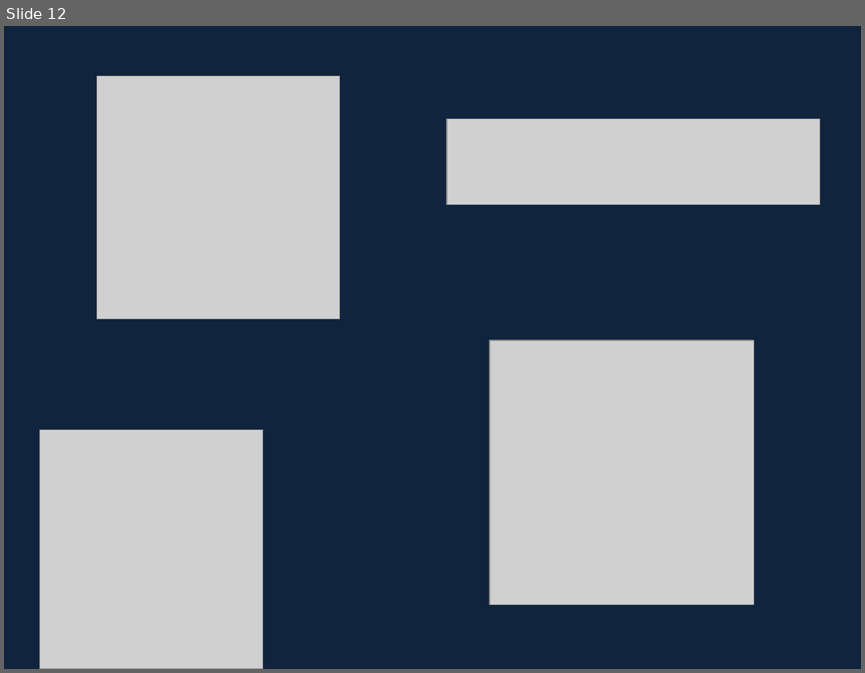
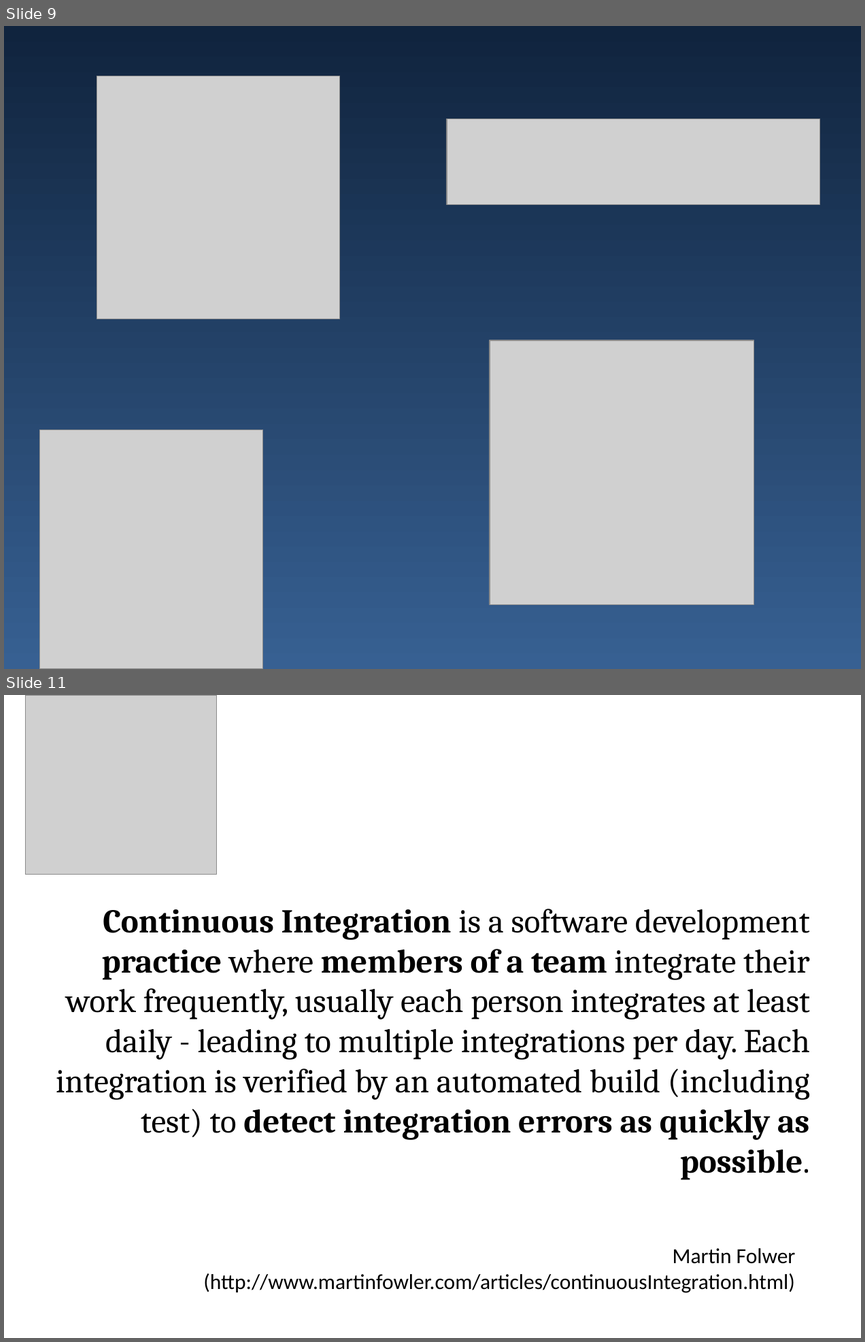
Before and after one commit to juanplopes/ci-alem-do-build, a slide deck: Presentation.pptx. Shown one above the other, each under a label of ours: slide 12 before the commit, slides 9 and 11 after it; the slides between them are not shown. The pictures are 865x673 and 865x1342 pixels, drawn with LibreOffice and Linux fonts; fonts in the diff are those of the drawing; grey boxes stand for pictures. Boxes give left, top, right and bottom in pixels: in the first picture for what was removed or moved away, otherwise in the second. Text is boxed around its words. In the diff, an @@ line names an element or a change of style, - is before the commit and + after.

```diff
--- a/Presentation.pptx
+++ b/Presentation.pptx
@@ slide 11 added at [4, 695, 861, 1338], background #FFFFFF @@
@@ picture added at [26, 695, 216, 874] @@
@@ text added at [56, 909, 810, 1180], 28 pt, text #000000 @@
+Continuous Integration is a software development practice where members of a team integrate their work frequently, usually each person integrates at least daily - leading to multiple integrations per day. Each integration is verified by an automated build (including test) to detect integration errors as quickly as possible.
@@ text added at [203, 1248, 796, 1293], 18 pt, text #000000 @@
+Martin Folwer
+(http://www.martinfowler.com/articles/continuousIntegration.html)
@@ what was slide 12 is now slide 9 @@
@@ slide 9 changed as well @@
@@ background #0F243E to gradient #0F243E to #376092 @@
```
Also in this commit, not shown: 5 other slides changed, 16 other slides added, 5 slides removed.
